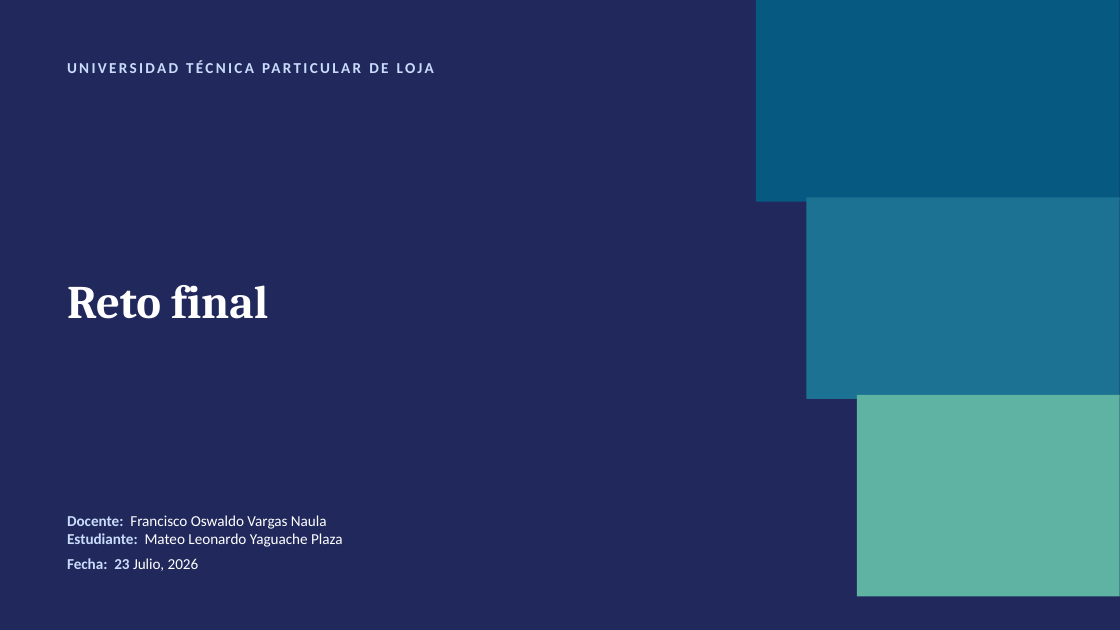
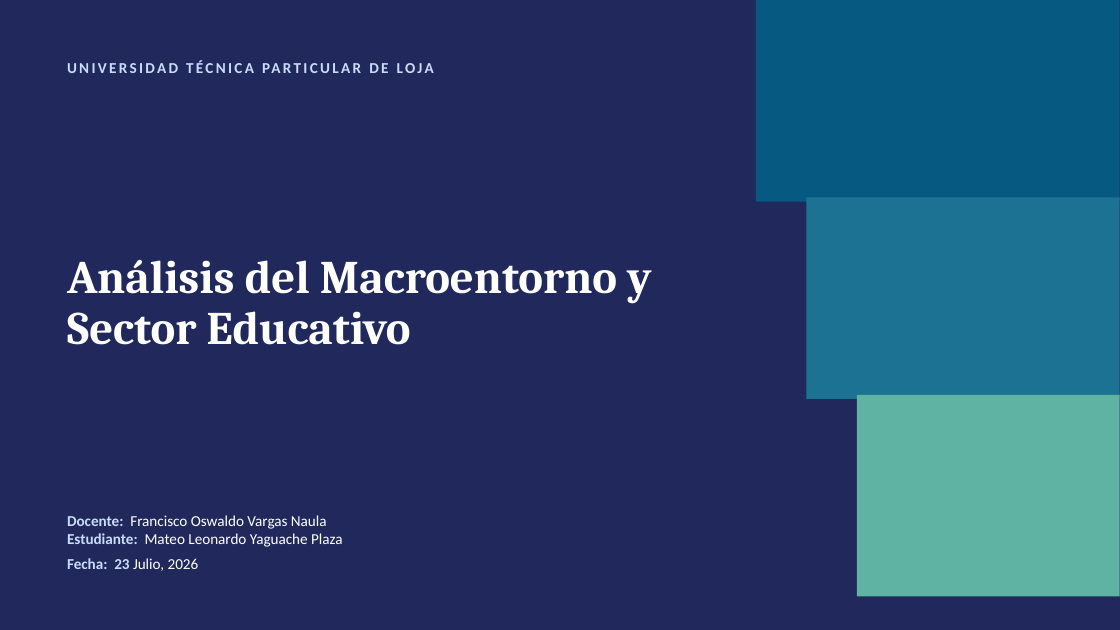
Before and after one commit to MathLeoYa/Practicum_2.2, a slide deck: slide 1 of Reto final/Macroentorno_Ecuatoriano_Presentacion.pptx. Drawn at 1120x630 pixels with LibreOffice and Linux fonts; fonts in the diff are those of the drawing. Boxes give left, top, right and bottom in pixels: in the first picture for what was removed or moved away, otherwise in the second. Text is boxed around its words. In the diff, an @@ line names an element or a change of style, - is before the commit and + after.

```diff
--- a/Reto final/Macroentorno_Ecuatoriano_Presentacion.pptx
+++ b/Reto final/Macroentorno_Ecuatoriano_Presentacion.pptx
@@ text at (x1=67, y1=260, x2=651, y2=345): text changed @@
-Reto final
+Análisis del Macroentorno y Sector Educativo
```
Also in this commit, not shown: 4 other slides changed, 1 slide removed, 2 other files.
